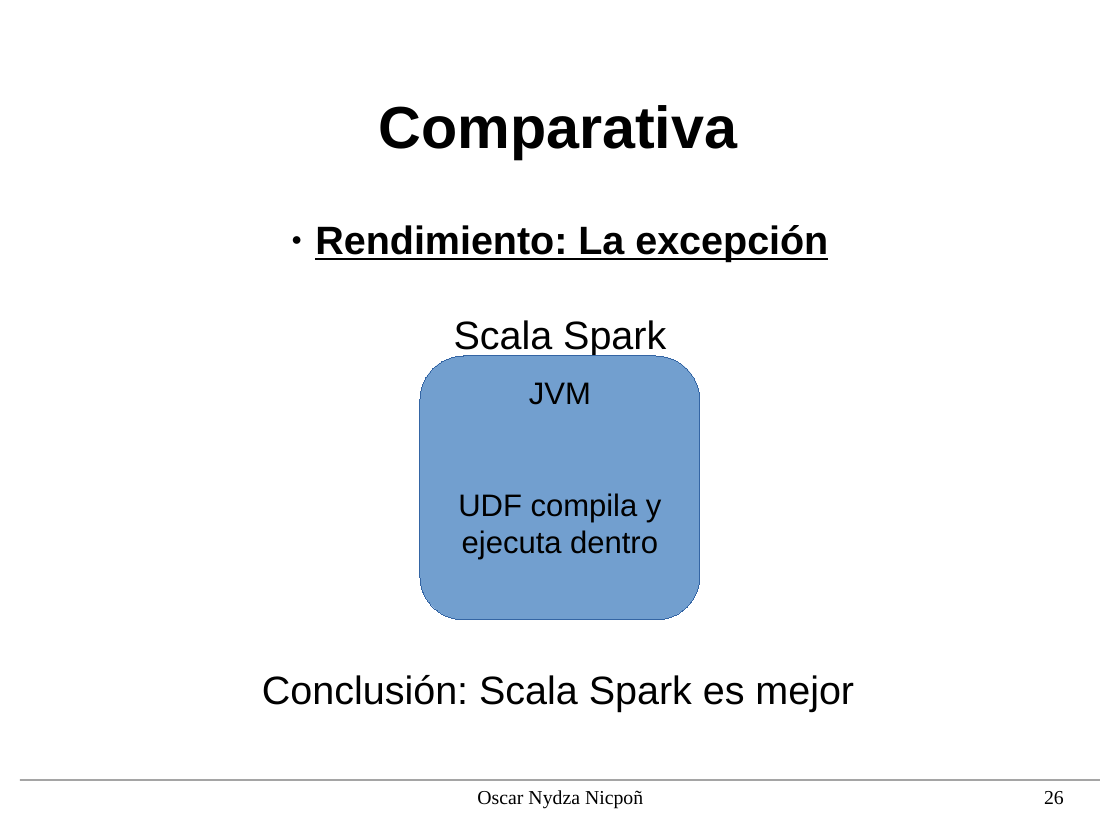
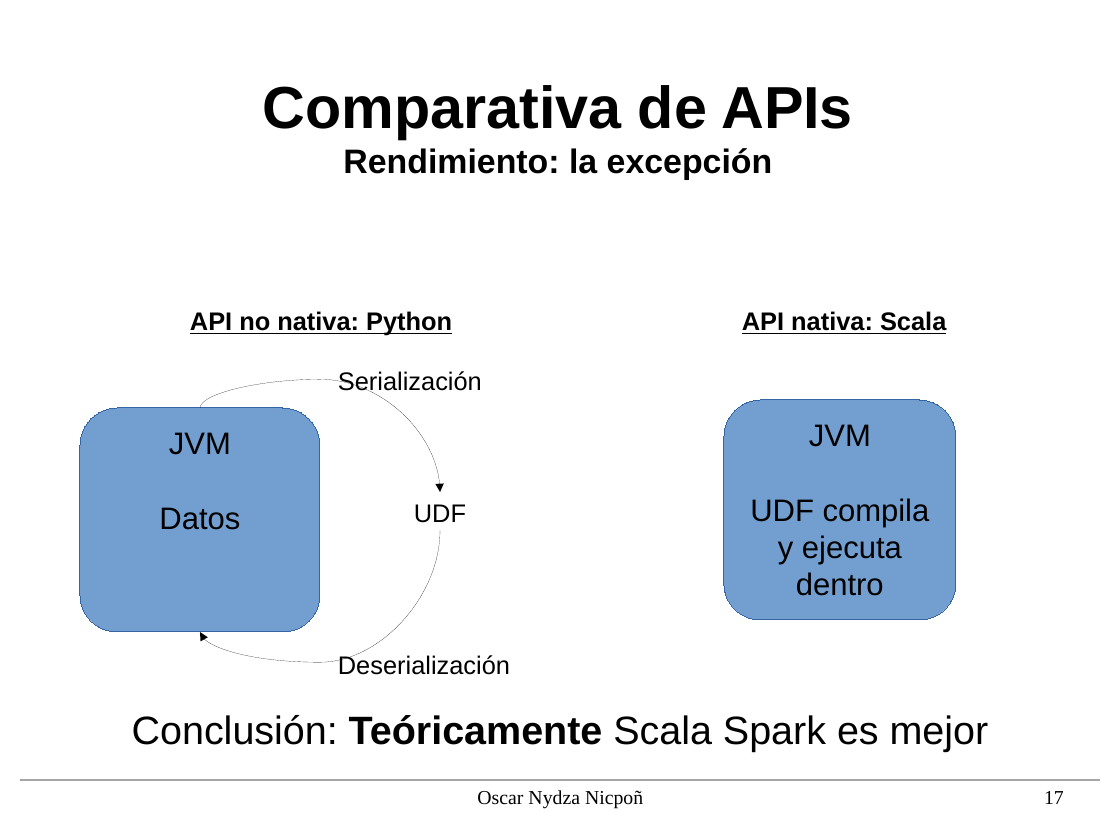
Before and after one commit to nipsn/Spark-TFG, a slide deck: slide 17 of presentacion/diapos.odp (slide 26 before the commit). Drawn at 1120x840 pixels with LibreOffice and Linux fonts; fonts in the diff are those of the drawing; background and template pictures are left out. Boxes give left, top, right and bottom in pixels: in the first picture for what was removed or moved away, otherwise in the second. Text is boxed around its words. In the diff, an @@ line names an element or a change of style, - is before the commit and + after.

```diff
--- a/presentacion/diapos.odp
+++ b/presentacion/diapos.odp
@@ title at (x1=263, y1=85, x2=853, y2=180): text changed; size 42 to 24 pt @@
-Comparativa
+Comparativa de APIs
+Rendimiento: la excepción
@@ text removed at (x1=315, y1=225, x2=828, y2=357) @@
-● Rendimiento: La excepción
-Scala Spark
@@ text added at (x1=190, y1=311, x2=452, y2=335), 18 pt, text #000000, bold, underline @@
+API no nativa: Python
@@ text added at (x1=742, y1=311, x2=946, y2=334), 18 pt, text #000000, bold, underline @@
+API nativa: Scala
@@ curved arrow added from (200, 409) to (440, 492), #000000 0 pt @@
@@ text added at (x1=338, y1=371, x2=482, y2=395), 18 pt, text #000000 @@
+Serialización
@@ rounded rectangle added at (x1=80, y1=409, x2=320, y2=632), fill #729FCF, outline #3465A4 0 pt, 22 pt, text #000000 @@
+JVM
+Datos
@@ rounded rectangle "JVM" resized from (x1=420, y1=356, x2=700, y2=620) to (x1=725, y1=400, x2=956, y2=621) @@
@@ text added at (x1=414, y1=504, x2=466, y2=523), 18 pt, text #000000 @@
+UDF
@@ curved arrow added from (440, 531) to (200, 632), #000000 0 pt @@
@@ text added at (x1=338, y1=653, x2=510, y2=675), 18 pt, text #000000 @@
+Deserialización
@@ text at (x1=132, y1=715, x2=989, y2=752): text changed @@
-Conclusión: Scala Spark es mejor
+Conclusión: Teóricamente Scala Spark es mejor
@@ page number at (x1=1044, y1=791, x2=1064, y2=804): text changed @@
-26
+17
```
Also in this commit, not shown: 18 other slides changed, 5 slides removed, 1 other file.
